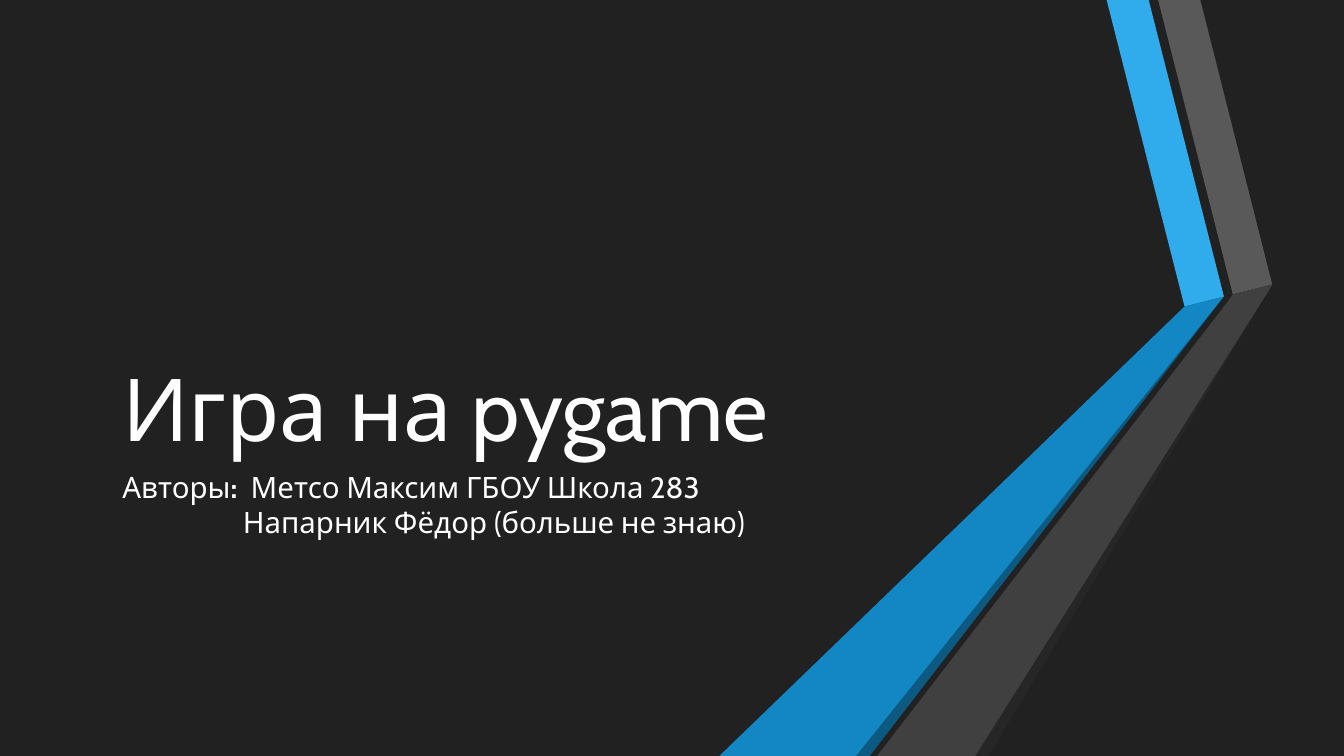
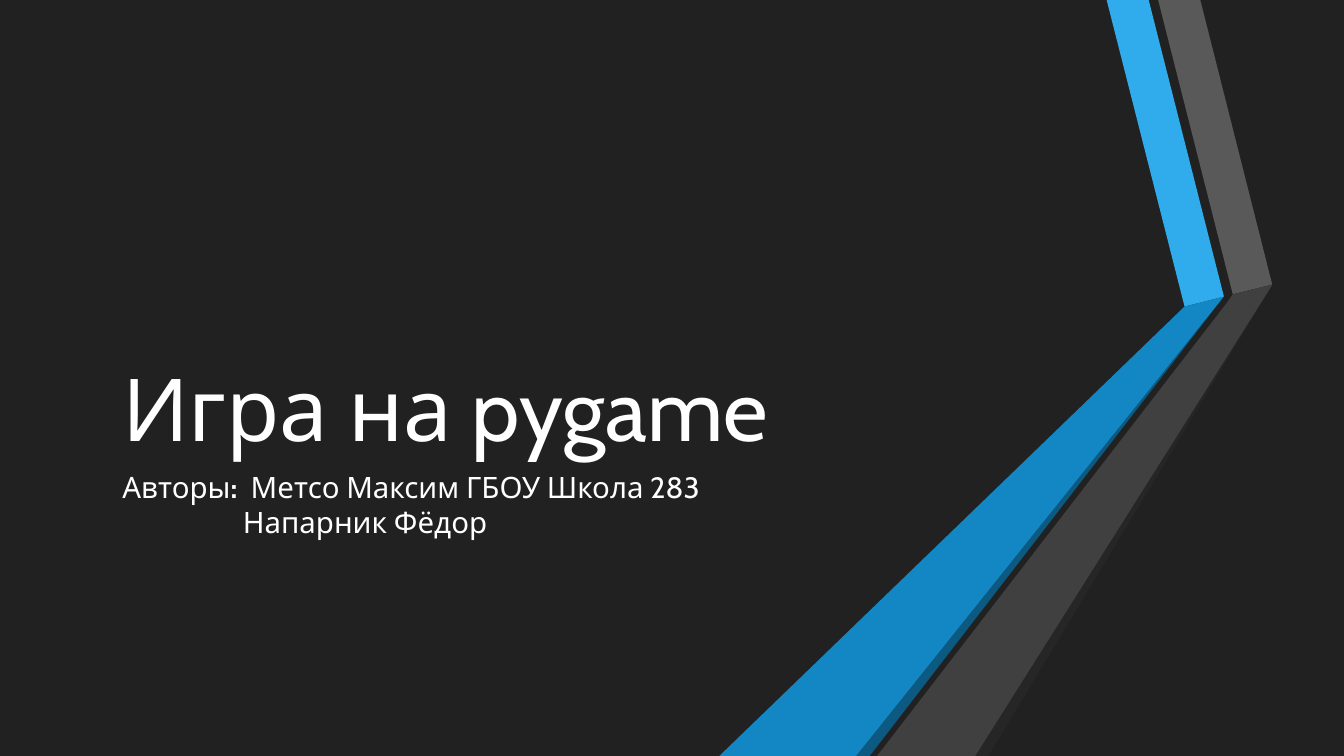
Before and after one commit to MaxM1567/my_game, a slide deck: slide 1 of game.pptx. Drawn at 1344x756 pixels with LibreOffice and Linux fonts; fonts in the diff are those of the drawing. Boxes give left, top, right and bottom in pixels: in the first picture for what was removed or moved away, otherwise in the second. Text is boxed around its words. In the diff, an @@ line names an element or a change of style, - is before the commit and + after.

```diff
--- a/game.pptx
+++ b/game.pptx
@@ subtitle at (122, 476, 699, 540): text changed @@
-Авторы: Метсо Максим ГБОУ Школа 283
-Напарник Фёдор (больше не знаю)
+Авторы: Метсо Максим ГБОУ Школа 283
+Напарник Фёдор
```
Also in this commit, not shown: 6 other slides changed, 4 other files.
